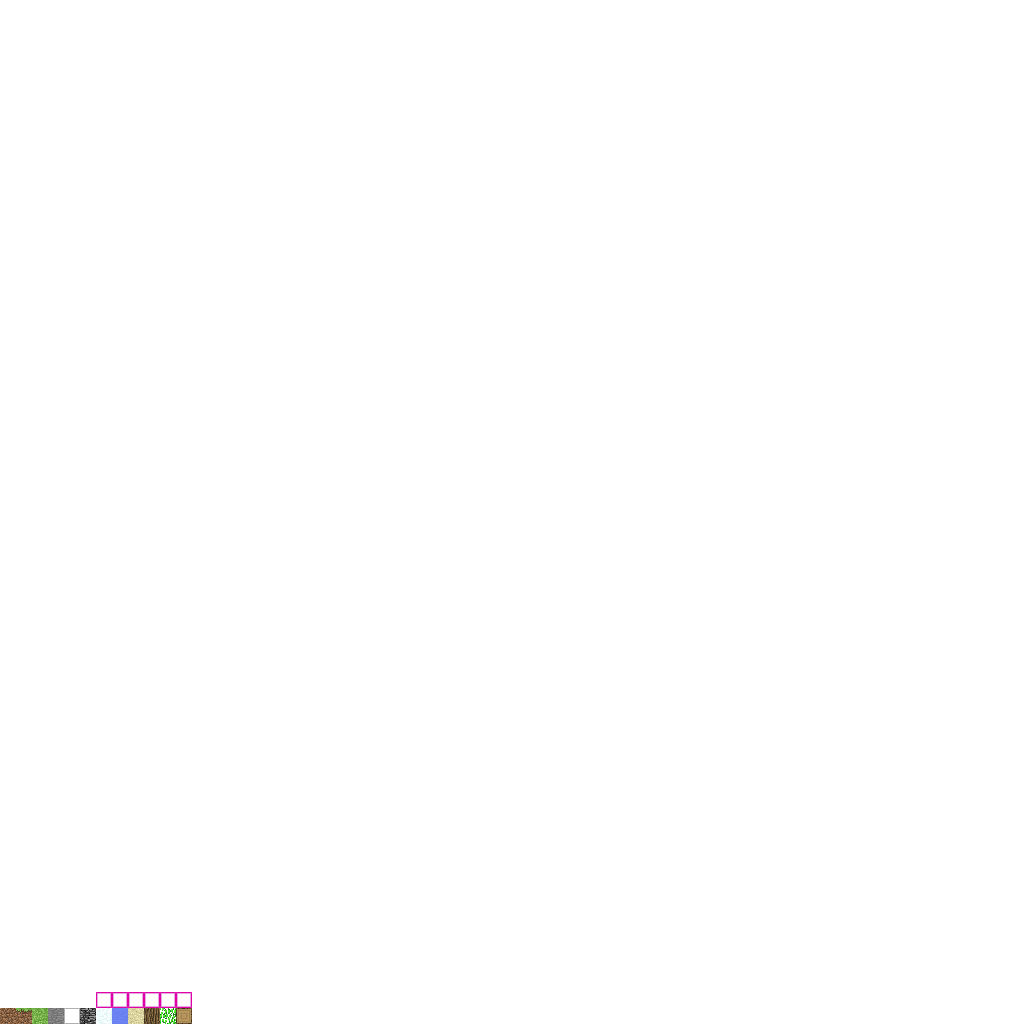
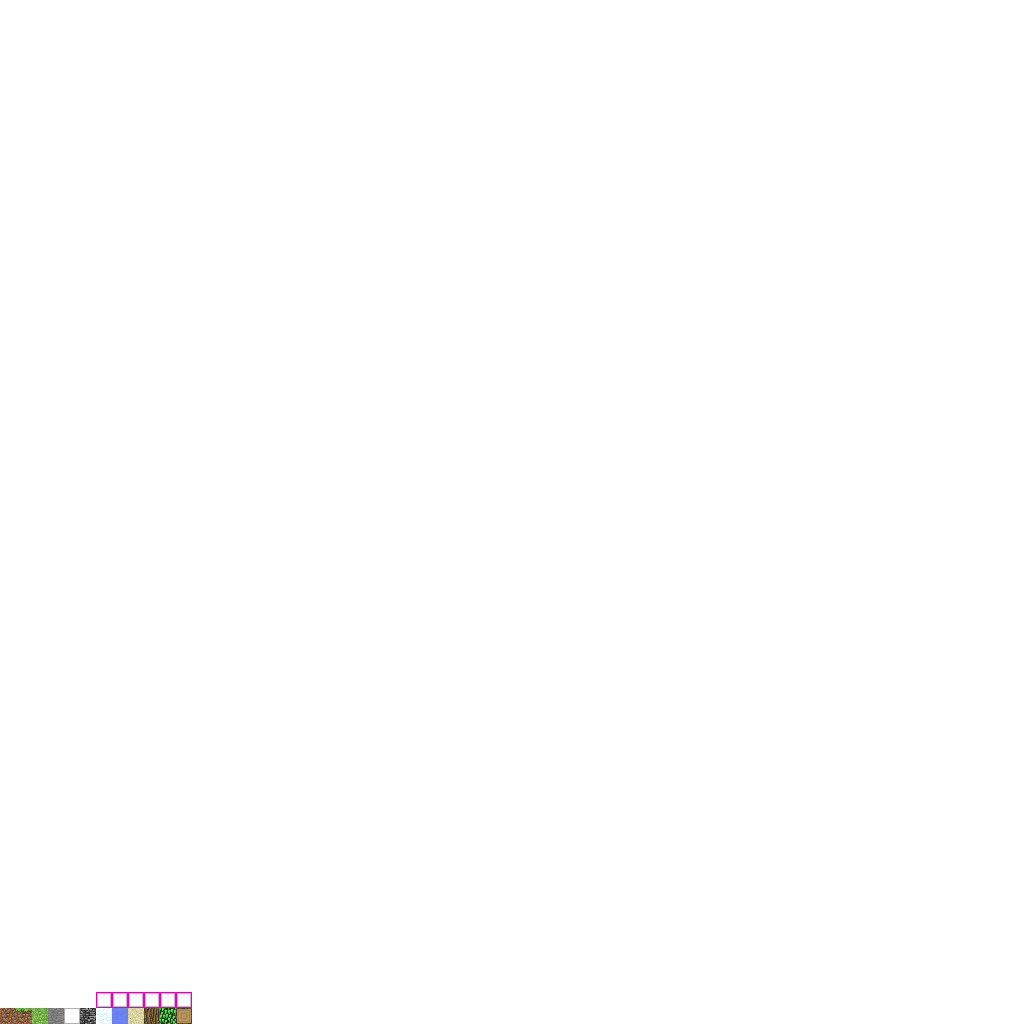
Layer changes from the first 1024×1024 image to the second:
painted on "atlas-new.png" over [left=160, top=1008, right=176, bottom=1024]
